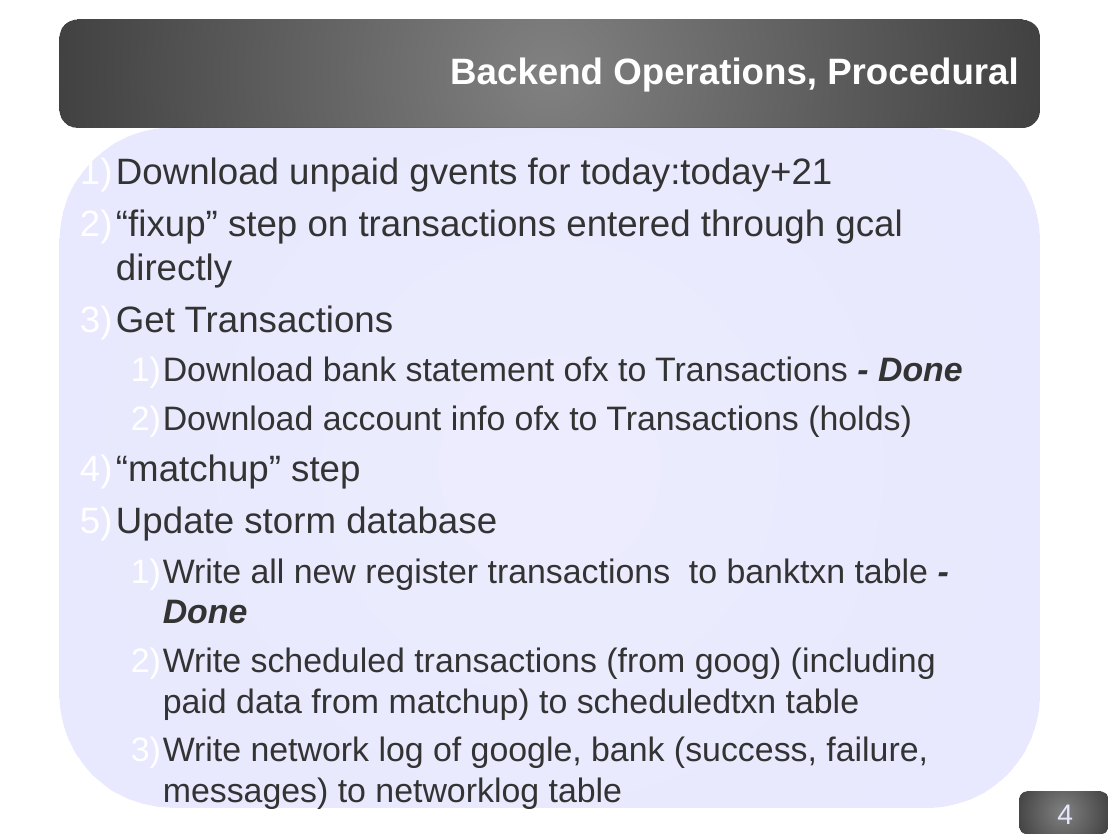
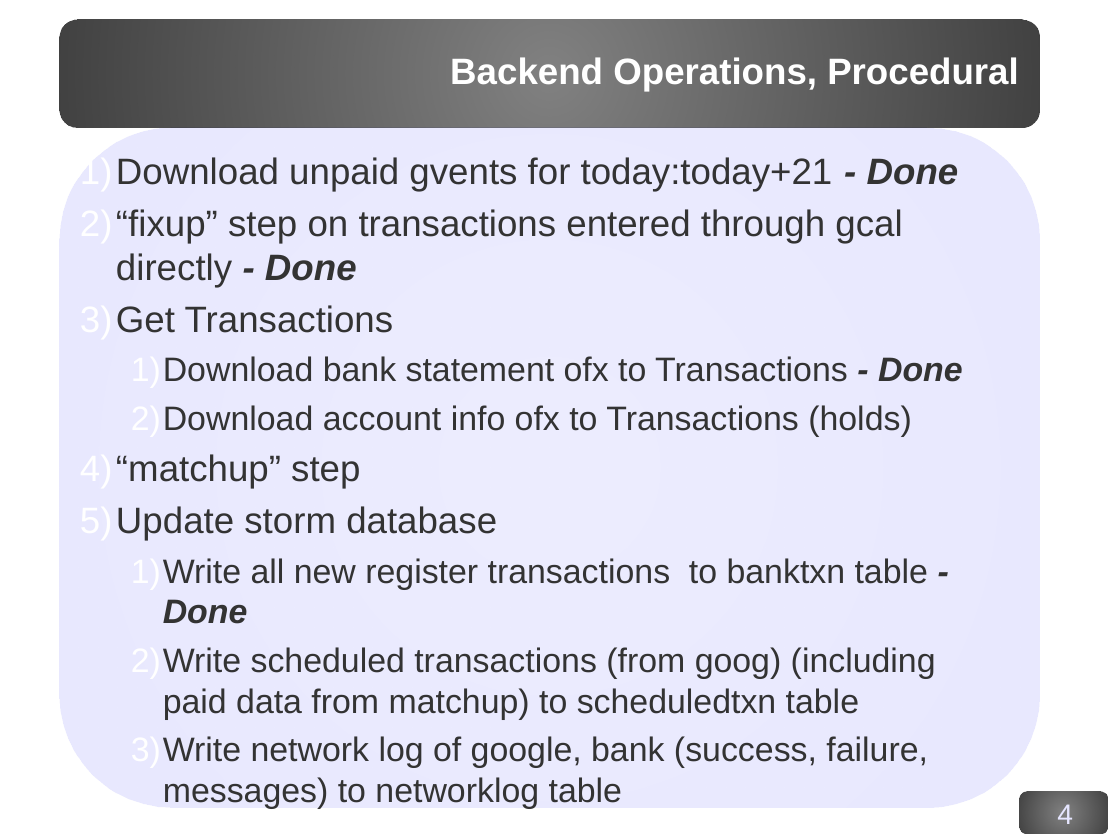
Before and after one commit to corydodt/Afloat, a slide deck: slide 4 of doc/afloat.odp. Drawn at 1120x840 pixels with LibreOffice and Linux fonts; fonts in the diff are those of the drawing; background and template pictures are left out. Boxes give left, top, right and bottom in pixels: in the first picture for what was removed or moved away, otherwise in the second. Text is boxed around its words. In the diff, an @@ line names an element or a change of style, - is before the commit and + after.

```diff
--- a/doc/afloat.odp
+++ b/doc/afloat.odp
@@ text at [80, 157, 959, 287]: text changed @@
-1) Download unpaid gvents for today:today+21
-2) “fixup” step on transactions entered through gcal directly
+1) Download unpaid gvents for today:today+21 - Done
+2) “fixup” step on transactions entered through gcal directly - Done
```
Also in this commit, not shown: 6 other slides changed, 1 slide removed, 1 other file.
